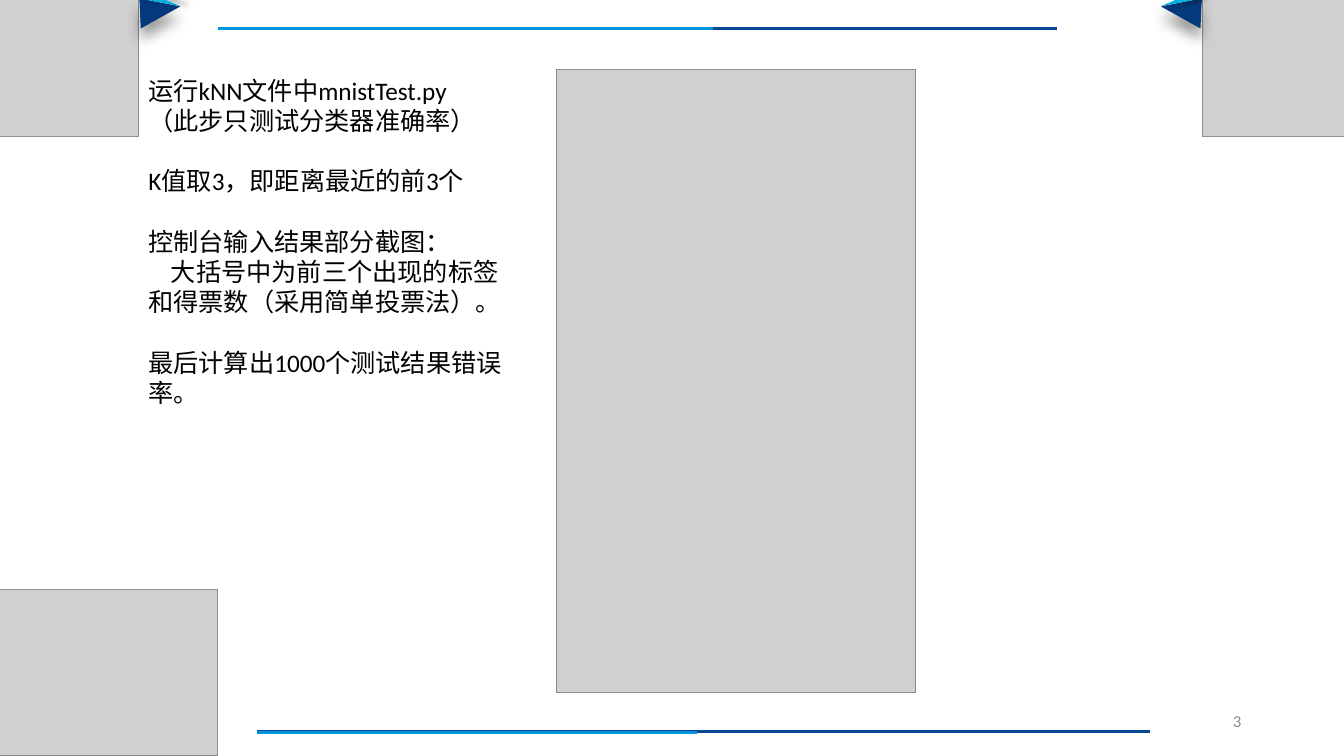
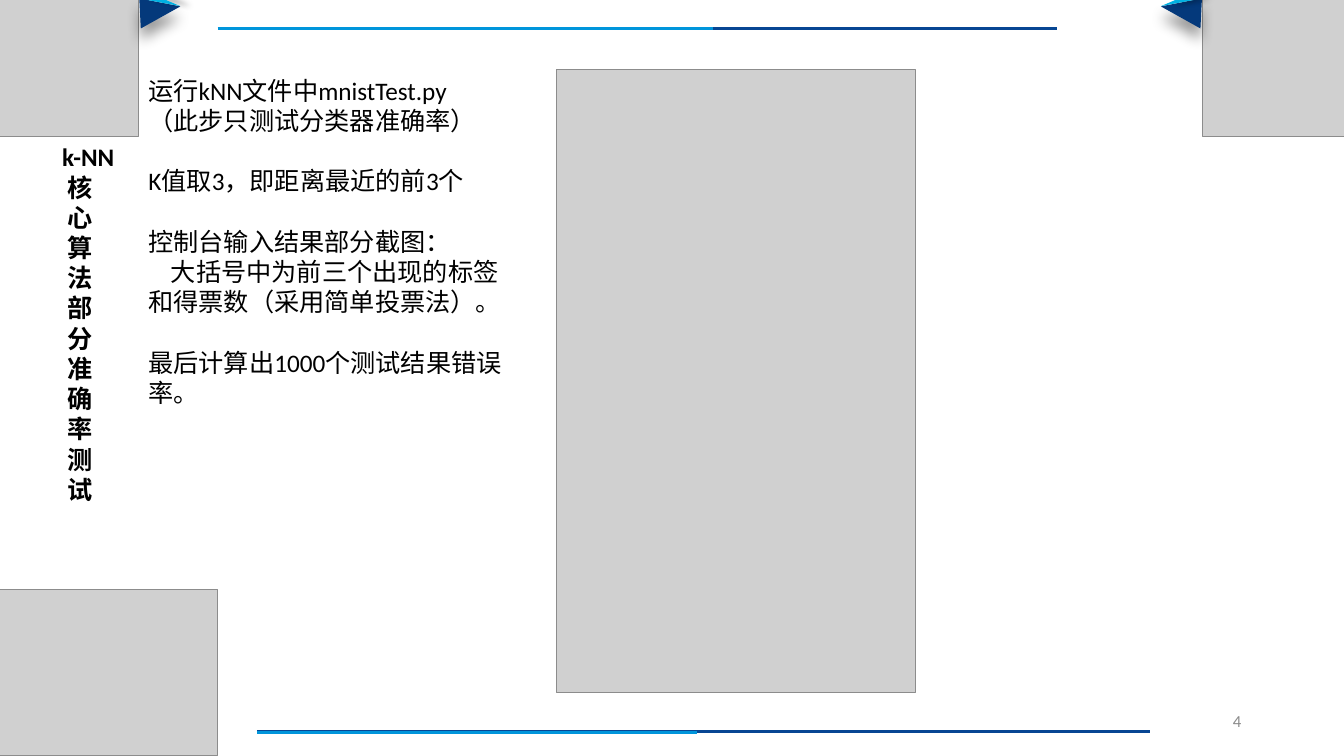
Before and after one commit to 01369668/kNN_HandwrittenNumberRecognition, a slide deck: slide 4 of directions/kNN算法demo介绍.pptx (slide 3 before the commit). Drawn at 1344x756 pixels with LibreOffice and Linux fonts; fonts in the diff are those of the drawing; grey boxes stand for pictures. Boxes give left, top, right and bottom in pixels: in the first picture for what was removed or moved away, otherwise in the second. Text is boxed around its words. In the diff, an @@ line names an element or a change of style, - is before the commit and + after.

```diff
--- a/directions/kNN算法demo介绍.pptx
+++ b/directions/kNN算法demo介绍.pptx
@@ text added at [62, 148, 114, 501], 18 pt, text #000000, bold @@
+k-NN
+核
+心
+算
+法
+部
+分
+准
+确
+率
+测
+试
@@ page number at [1233, 716, 1241, 727]: text changed @@
-3
+4
```
Also in this commit, not shown: 1 other slide changed, 1 slide added, 2 other files.
